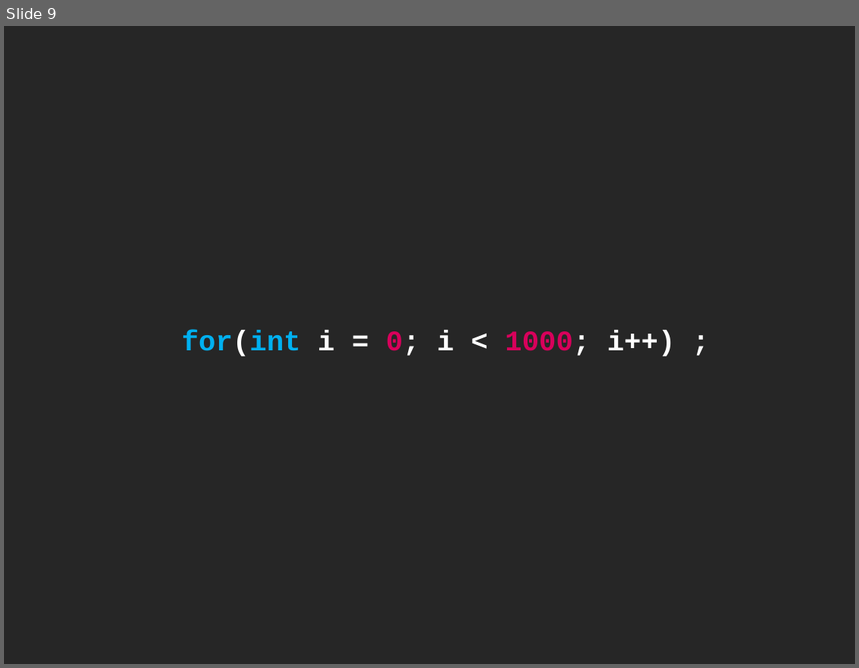
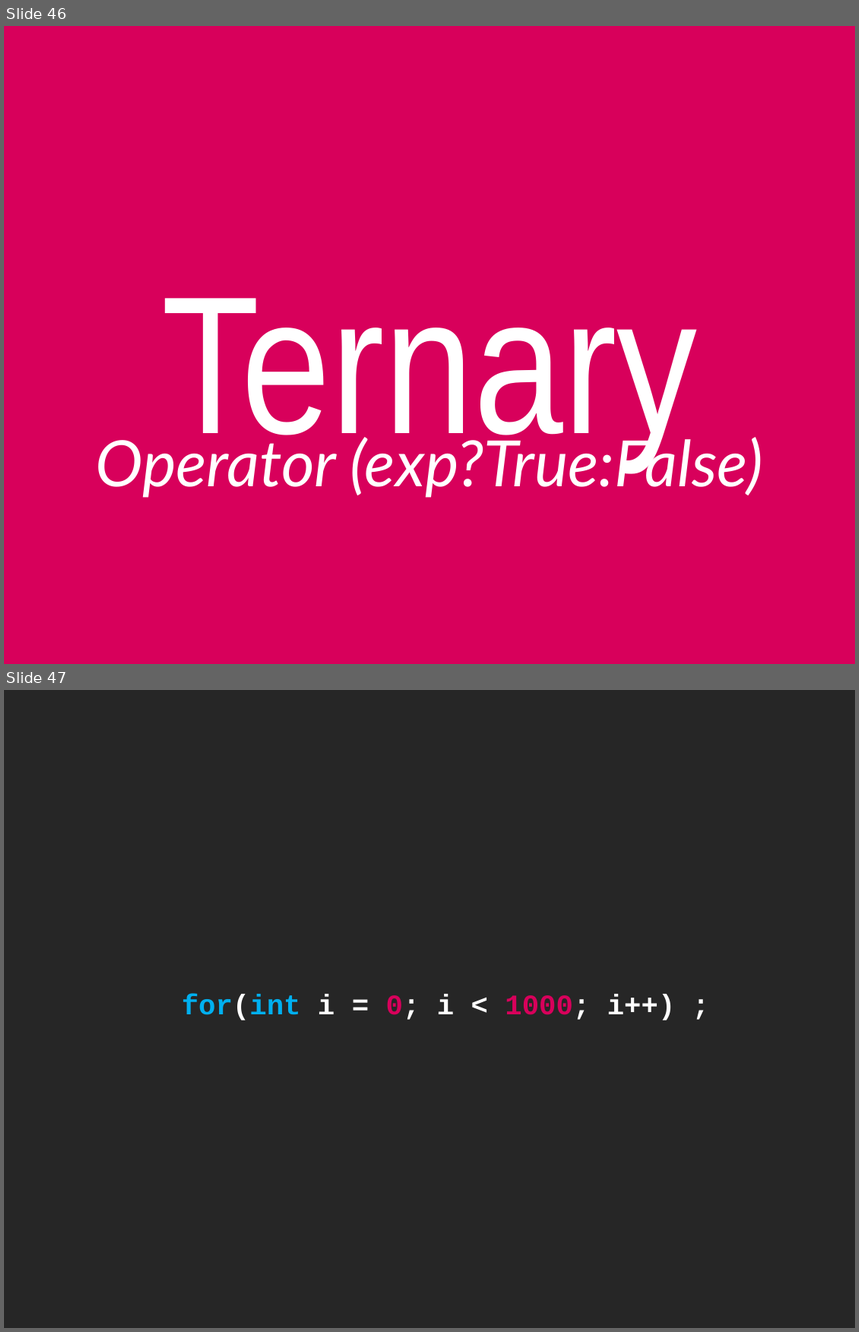
Before and after one commit to cessor/empathiccode, a slide deck: Python-BatteriesIncluded.pptx. Shown one above the other, each under a label of ours: slide 9 before the commit, slides 46 and 47 after it. The pictures are 859x668 and 859x1332 pixels, drawn with LibreOffice and Linux fonts; fonts in the diff are those of the drawing. Boxes give left, top, right and bottom in pixels: in the first picture for what was removed or moved away, otherwise in the second. Text is boxed around its words. In the diff, an @@ line names an element or a change of style, - is before the commit and + after.

```diff
--- a/Python-BatteriesIncluded.pptx
+++ b/Python-BatteriesIncluded.pptx
@@ slide 46 added at [4,26,855,664], background #D8005B @@
@@ title added at [161,298,697,468], 166 pt, text #FFFFFF @@
+Ternary
@@ text added at [96,432,763,498], 54 pt, text #FFFFFF, italic @@
+Operator (exp?True:False)
@@ what was slide 9 is now slide 47 @@
```
Also in this commit, not shown: 41 other slides added, 1 slide removed, 1 other file.
